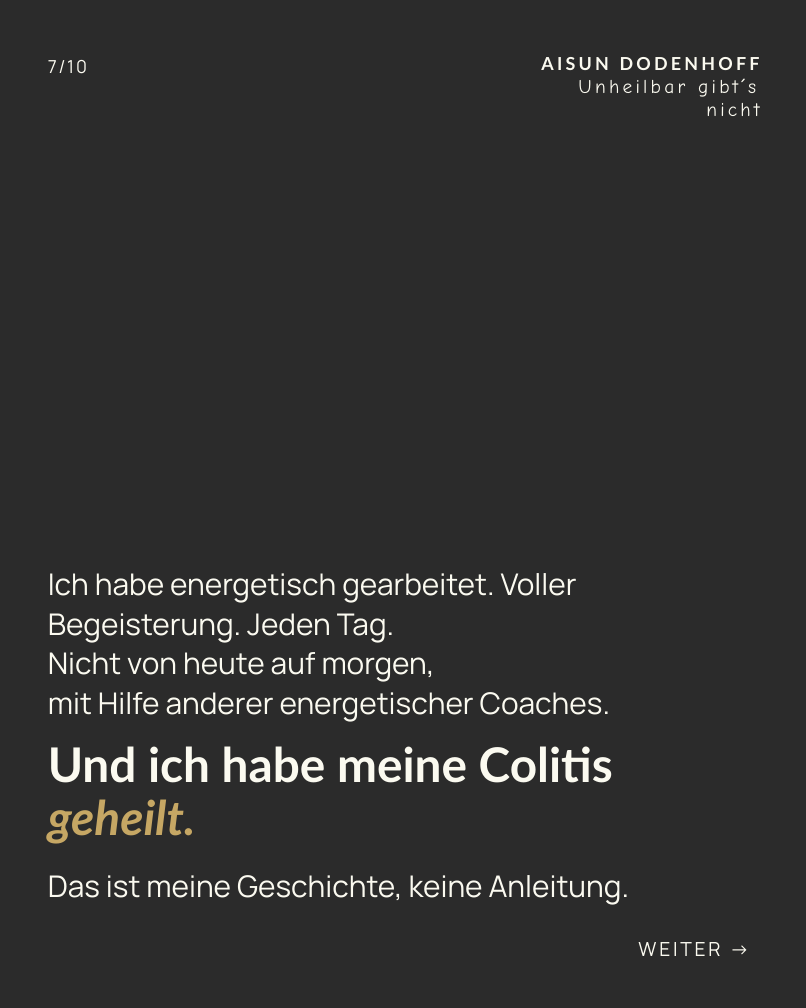
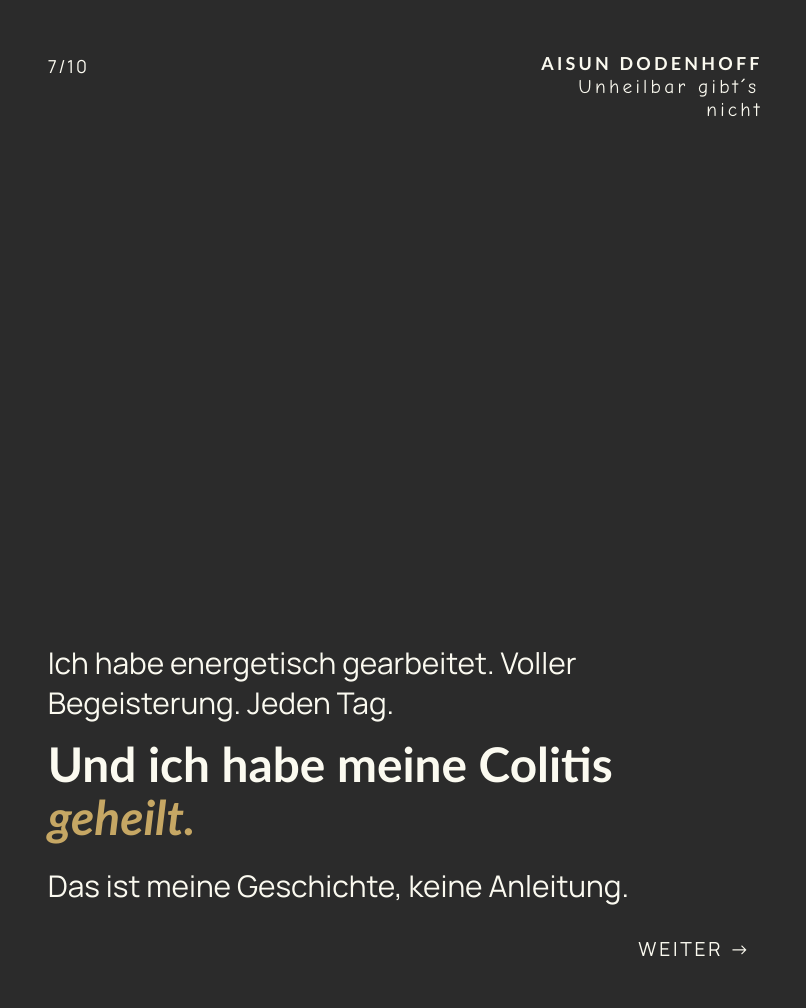
Before and after one commit to AisunD/ceo-table, a slide deck: slide 7 of content/entwuerfe/ueber-mich-story/canva/Karussell-Selbstvorstellung-editierbar.pptx. Drawn at 806x1008 pixels with LibreOffice and Linux fonts; fonts in the diff are those of the drawing; background and template pictures are left out; a plain dark background stands for a picture behind light text. Boxes give left, top, right and bottom in pixels: in the first picture for what was removed or moved away, otherwise in the second. Text is boxed around its words. In the diff, an @@ line names an element or a change of style, - is before the commit and + after.

```diff
--- a/content/entwuerfe/ueber-mich-story/canva/Karussell-Selbstvorstellung-editierbar.pptx
+++ b/content/entwuerfe/ueber-mich-story/canva/Karussell-Selbstvorstellung-editierbar.pptx
@@ text at box(48, 652, 610, 722): paragraphs removed @@
-Nicht von heute auf morgen,
-mit Hilfe anderer energetischer Coaches.
@@ text "Ich habe energetisch gearbeitet. Voller ...": place and size @@
-text "Ich habe energetisch gearbeitet. Voller ..." at box(48, 573, 610, 722)
+text "Ich habe energetisch gearbeitet. Voller ..." at box(48, 652, 577, 722)
```
Also in this commit, not shown: 5 other files.
